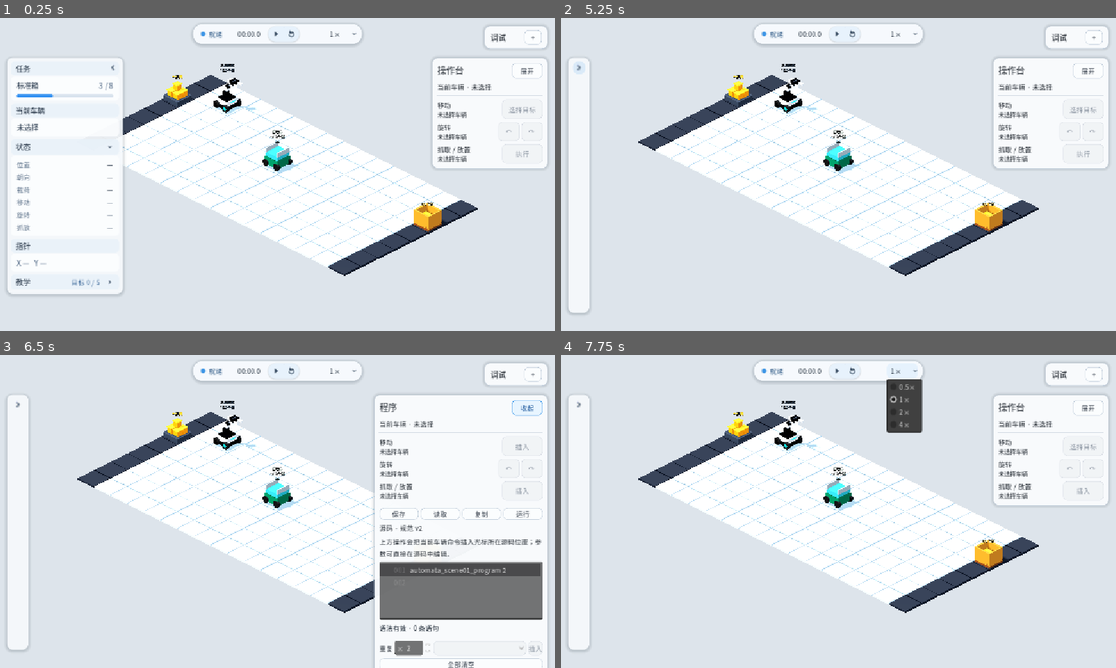
Above: before the commit, frames 1-4 (two rows, left to right).
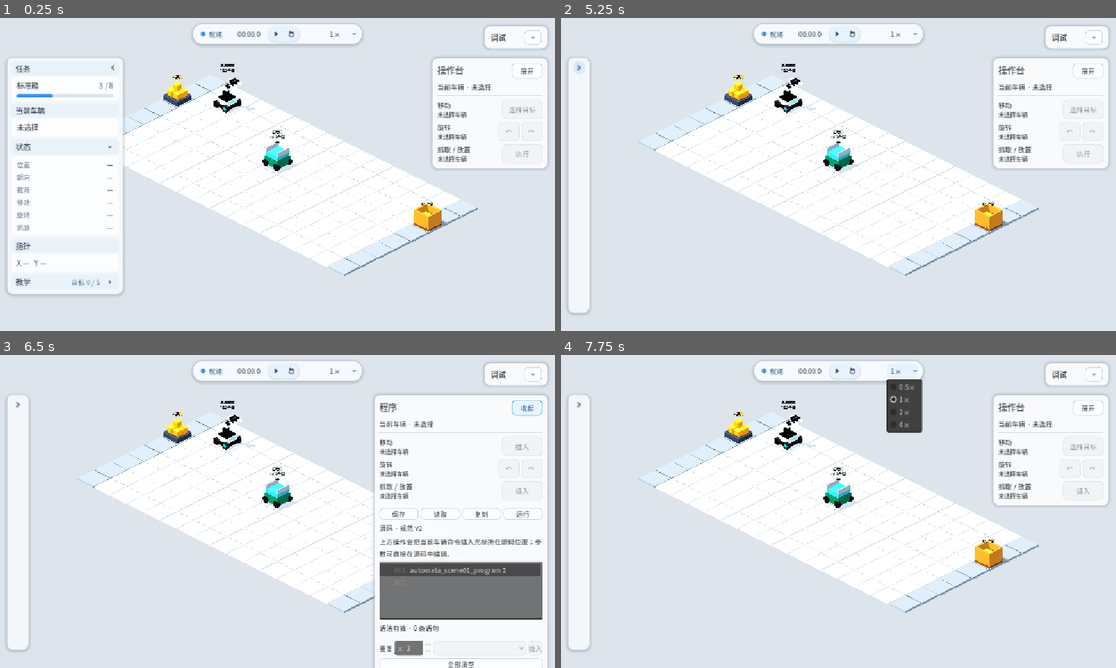
Above: after the commit, the same moments.

Repository: Ri0n72Y/automata
Game: Godot game, scene res://scenes/scene_01/scene_01_basic_packing.tscn
The game is run twice, just before and just after one commit, with the same random seed, the same clock (stepped at 60 frames per second) and the same inputs.
Inputs (mouse positions are in pixels of both pictures, inside the frame that each line leads up to):
- Up to frame 1 (0.25 s): no input
- Up to frame 2 (5.25 s): click (672, 146) at 0.5 s; click (672, 199) at 1.27 s; click "下一步" at 2 s; click "上一步" at 2.75 s; click "跳过教学" at 3.5 s; click "打开教学" at 4.25 s; click (672, 68) at 5 s
- Up to frame 3 (6.5 s): click "展开" at 5.75 s
- Up to frame 4 (7.75 s): click "收起" at 6.5 s; click "1×" at 7.25 s

The runs differ from the first frame. In frame 1, 3.2% of the frame differs, in the area x 22-87%, y 18-83%; in frame 2, 3.5%, in the area x 13-87%, y 18-83%; in frame 3, 2.6%; in frame 4, 3.5%.

Commit message:
feat(scene-01): apply art vertical slice

Diff:
--- a/scenes/scene_01/components/scene_01_field_16x10.tscn
+++ b/scenes/scene_01/components/scene_01_field_16x10.tscn
@@ -4,23 +4,9 @@
 [ext_resource type="PackedScene" path="res://scenes/scene_01/components/grid_row_boundary_16_static.tscn" id="2_boundary_row"]
 [ext_resource type="PackedScene" path="res://scenes/scene_01/components/grid_row_interior_16_static.tscn" id="3_interior_row"]
 
-[sub_resource type="StandardMaterial3D" id="NormalMaterial"]
-albedo_color = Color(0.28, 0.34, 0.42, 1)
-metallic = 0.04
-roughness = 0.82
-
-[sub_resource type="StandardMaterial3D" id="PowerMaterial"]
-albedo_color = Color(0.62, 0.78, 0.9, 1)
-metallic = 0.08
-roughness = 0.58
-emission_enabled = true
-emission = Color(0.08, 0.14, 0.2, 1)
-emission_energy_multiplier = 0.32
-
-[sub_resource type="StandardMaterial3D" id="BoundaryMaterial"]
-albedo_color = Color(0.07, 0.09, 0.13, 1)
-metallic = 0.15
-roughness = 0.72
+[ext_resource type="Material" path="res://scenes/scene_01/materials/neutral_floor.tres" id="4_floor"]
+[ext_resource type="Material" path="res://scenes/scene_01/materials/painted_white.tres" id="5_power"]
+[ext_resource type="Material" path="res://scenes/scene_01/materials/neutral_obstacle.tres" id="6_boundary"]
 
 [sub_resource type="BoxShape3D" id="GroundShape"]
 resource_local_to_scene = true
@@ -31,9 +17,9 @@
 use_static_scene_tiles = true
 static_grid_width = 16
 static_grid_height = 10
-normal_tile_material = SubResource("NormalMaterial")
-power_tile_material = SubResource("PowerMaterial")
-boundary_tile_material = SubResource("BoundaryMaterial")
+normal_tile_material = ExtResource("4_floor")
+power_tile_material = ExtResource("5_power")
+boundary_tile_material = ExtResource("6_boundary")
 
 [node name="Tiles" type="Node3D" parent="."]
 
